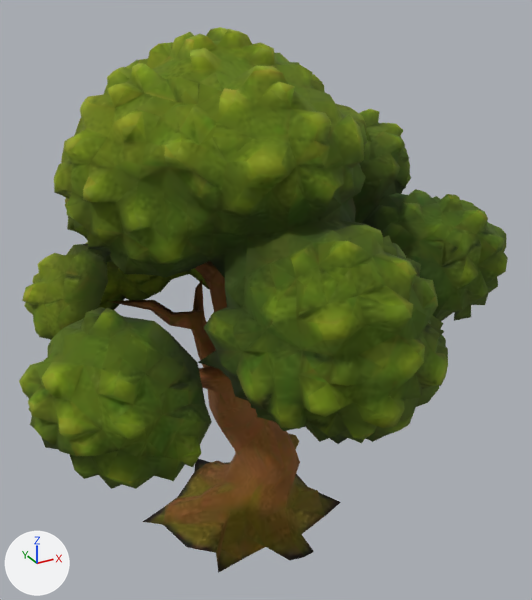
The glTF model public/models/foliage/oak_1_field.glb, before and after one commit.
One viewpoint serves both versions: a 50 mm camera at (-4.2, -8.54, 7.59) aimed at (0.38, -0.2, 3.42). The lights are fixed; the arrows at lower left show +X, +Y and +Z. The picture after the commit comes second. Where no turn or scale is listed for an object, it has been applied to the vertices. Vertices at exactly the same position are counted once.

The first picture shows 'Fable_oak_1'.
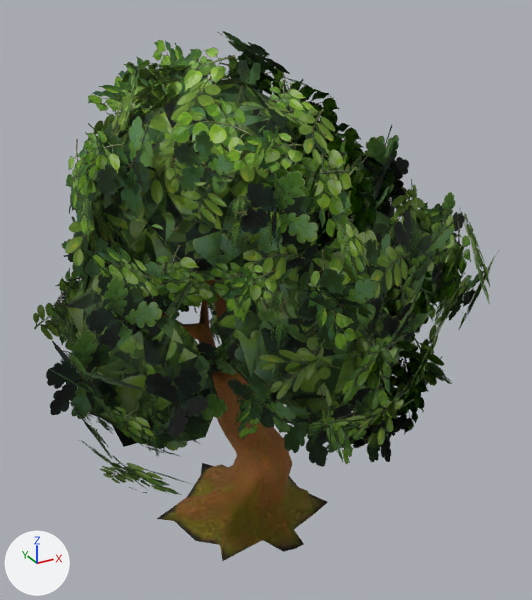
What changed in the scene script:
```text
Add img_fable_leafcards_broadleaf:
    img_fable_leafcards_broadleaf = load_image('Fable_LeafCards_Broadleaf', '_unpacked/Fable_LeafCards_Broadleaf', 1024, 1024, 'sRGB')
Change mat_leaves_normaltree:
    where n4 = _N.new('ShaderNodeTexImage'); n4.name = 'Image Texture'
    n4.image: img_fable_oak_1 -> img_fable_leafcards_broadleaf
Change me_fable_oak_1:
    used by ob_fable_oak_1; location = (0.19, -0.13, 3.39)
    remove me_fable_oak_1.from_pydata(...)  # 2054 vertices, 3961 faces; spans x -3.35..3.35, y -3.32..3.32, z -3.63..3.63
    add me_fable_oak_1.from_pydata(...)  # 2335 vertices, 2167 faces; spans x -3.37..3.37, y -3.3..3.3, z -3.63..3.63
    me_fable_oak_1 part 1: the loose piece of 1802 vertices spanning x -3.35..3.35, y -3.32..3.32, z -1.04..3.63 is rebuilt with 503 vertices and now spans x -2.76..2.59, y -2.62..2.66, z -1.0..3.03
    me_fable_oak_1 part 2: the loose piece of 252 vertices spanning x -2.26..1.92, y -1.89..2.07, z -3.63..1.2 is rebuilt with 252 vertices and now spans x -2.04..1.59, y -1.64..1.8, z -3.63..0.95
    me_fable_oak_1 part 3: 1580 vertices added at x -3.37..3.37, y -3.3..3.3, z -1.84..3.63
Change ob_fable_oak_1:
    ob_fable_oak_1.location: (0.19, -0.13, 3.39) -> (0.26, -0.1, 3.39)
```

What differs and where, as boxes (x1, y1, x2, y2) in the pictures (532 x 600 px):
'Fable_oak_1', surface changed, reshaped, moved
    before: (19, 27, 508, 572)
    after: (33, 31, 499, 562)
part 1 of me_fable_oak_1, rebuilt (22% narrower, 20% shorter)
    before: (19, 27, 508, 489)
    after: (67, 78, 447, 449)
part 2 of me_fable_oak_1, rebuilt
    before: (107, 261, 341, 572)
    after: (157, 274, 328, 562)
part 3 of me_fable_oak_1, added (green)
    after: (33, 31, 499, 495)
